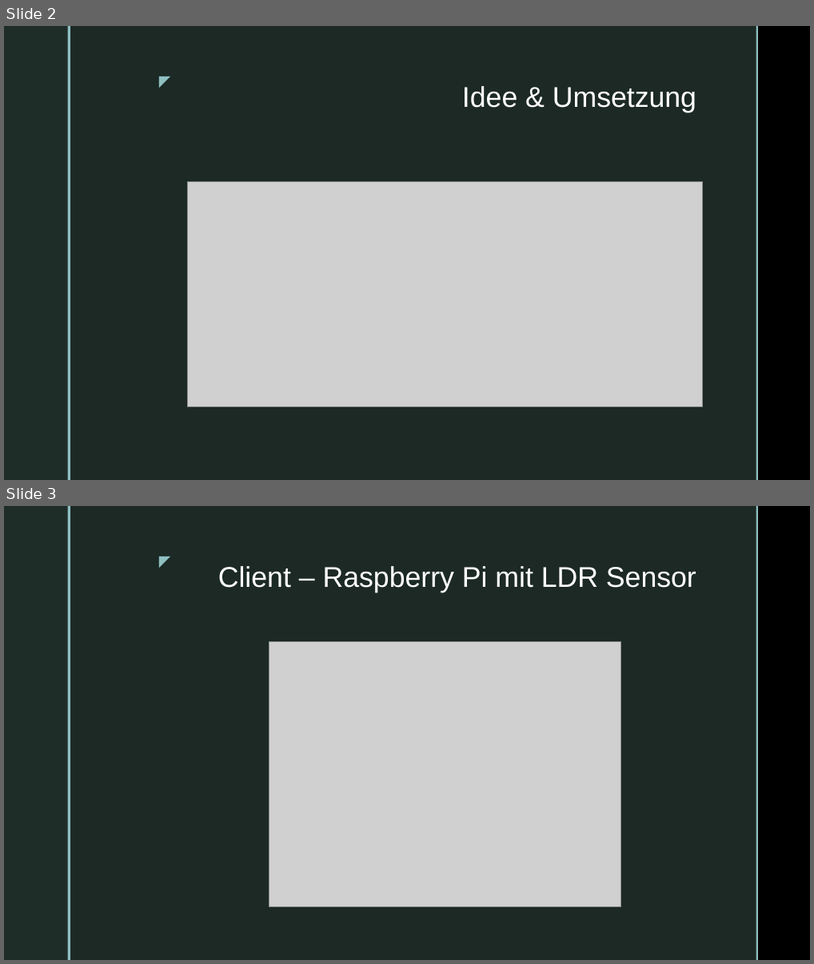
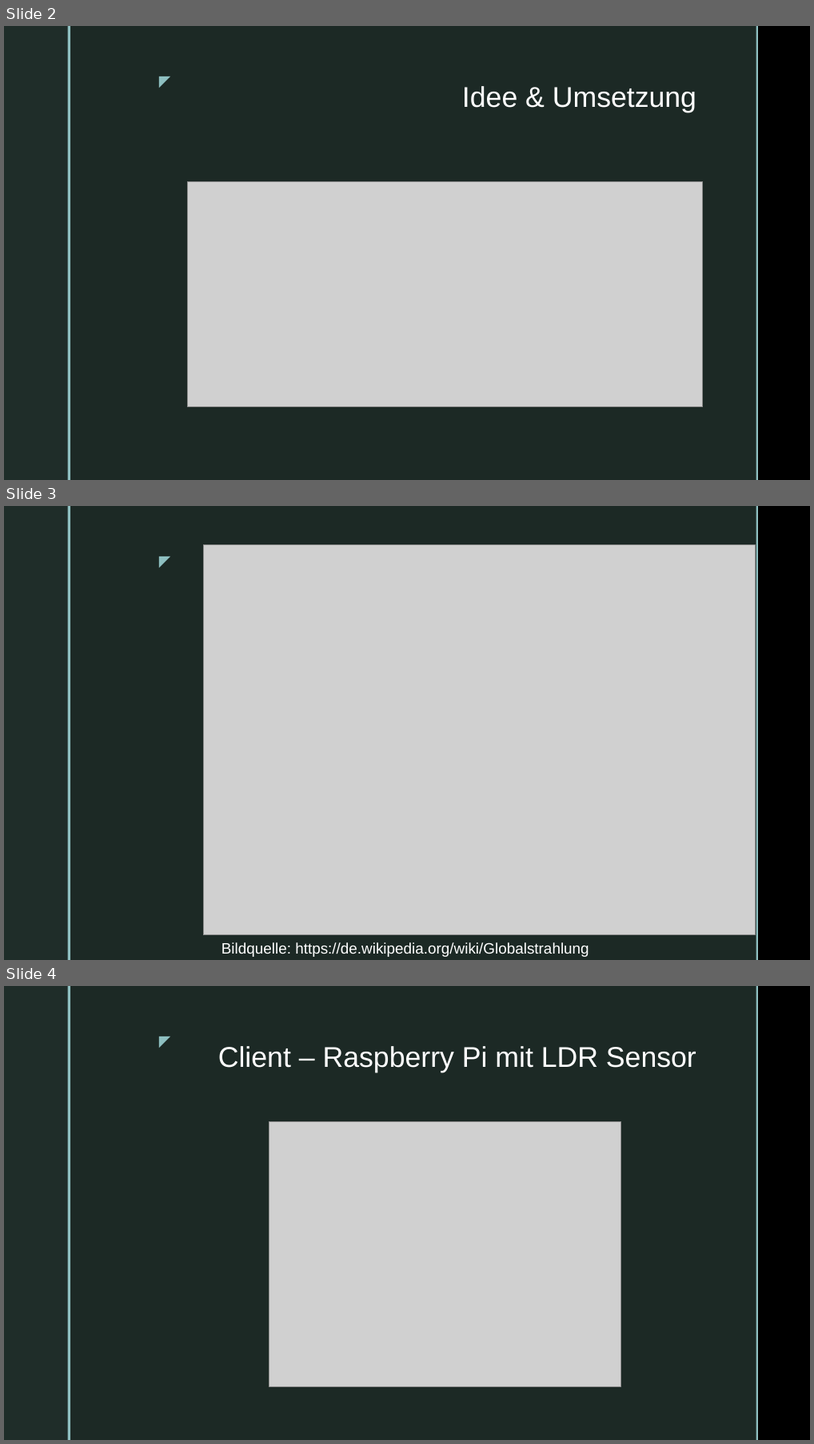
Before and after one commit to BrightnessMonitor/BrightnessMonitor.github.io, a slide deck: docs/source/_static/presentation/Presentation1.pptx. Shown one above the other, each under a label of ours: slides 2 and 3 before the commit, slides 2, 3 and 4 after it. The pictures are 814x964 and 814x1444 pixels, drawn with LibreOffice and Linux fonts; fonts in the diff are those of the drawing; grey boxes stand for pictures; background and template pictures are left out. Boxes give left, top, right and bottom in pixels: in the first picture for what was removed or moved away, otherwise in the second. Text is boxed around its words. In the diff, an @@ line names an element or a change of style, - is before the commit and + after.

```diff
--- a/docs/source/_static/presentation/Presentation1.pptx
+++ b/docs/source/_static/presentation/Presentation1.pptx
@@ slide 3 added at (4,506,810,960), background picture (left out); not listed: 5 template elements that a slide beside it also shows @@
@@ picture added at (203,544,755,934) @@
@@ text added at (222,942,589,956), 18 pt, text #FFFFFF @@
+Bildquelle: https://de.wikipedia.org/wiki/Globalstrahlung
@@ what was slide 3 is now slide 4 @@
```
Also in this commit, not shown: 1 other slide added, 7 other files.
